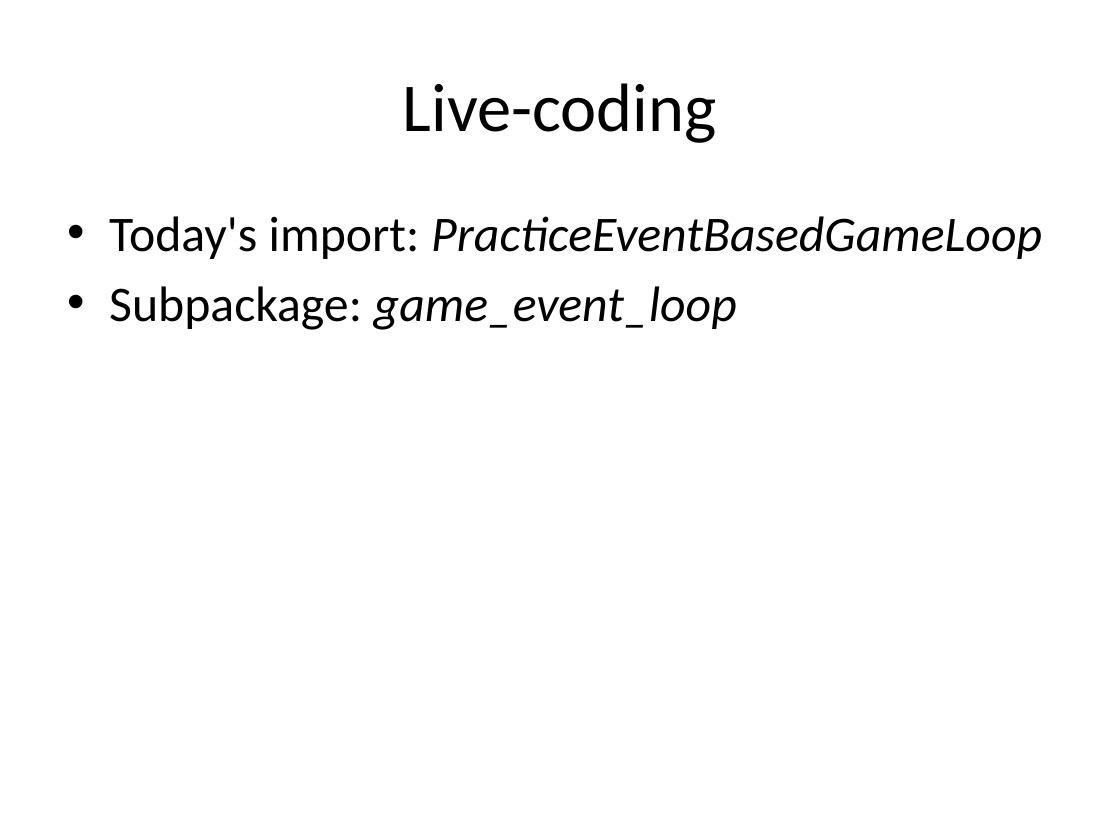
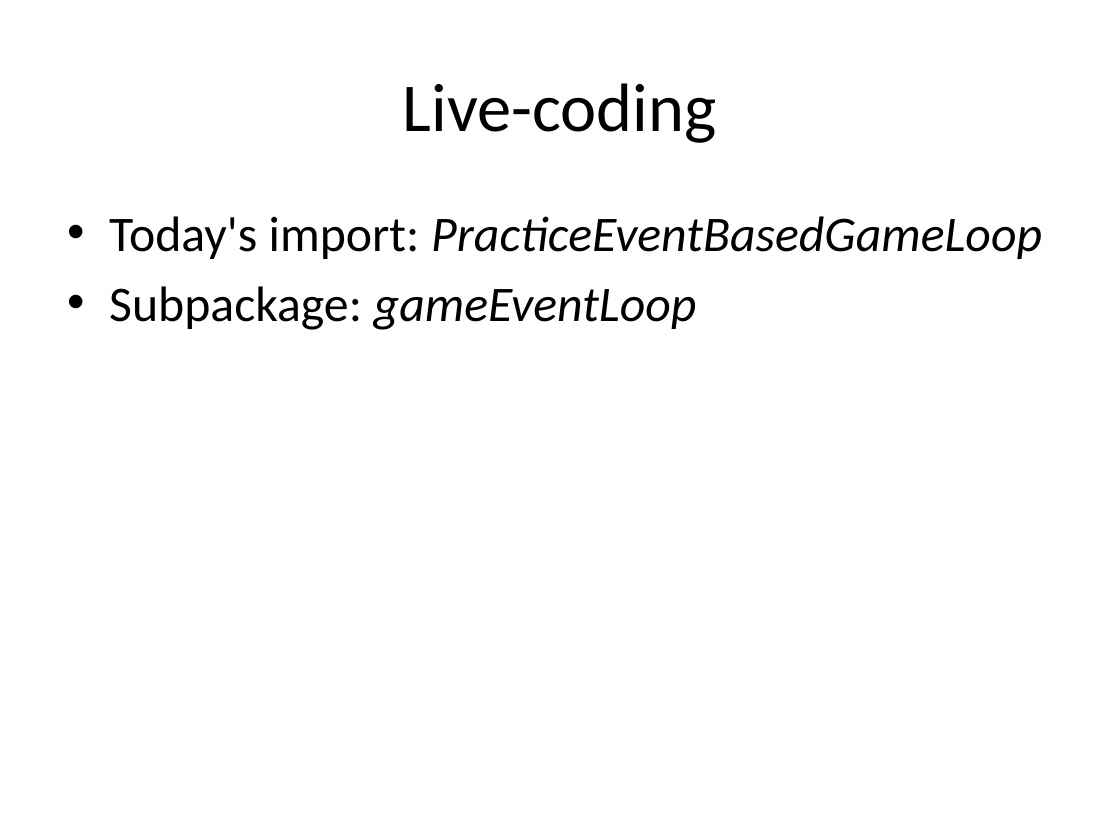
Before and after one commit to RHIT-CSSE/csse220, a slide deck: slide 12 of ClassMaterialsChunked/EventBasedGameLoop/Slides/EventBasedGameLoop.pptx (slide 11 before the commit). Drawn at 1120x840 pixels with LibreOffice and Linux fonts; fonts in the diff are those of the drawing. Boxes give left, top, right and bottom in pixels: in the first picture for what was removed or moved away, otherwise in the second. Text is boxed around its words. In the diff, an @@ line names an element or a change of style, - is before the commit and + after.

```diff
--- a/ClassMaterialsChunked/EventBasedGameLoop/Slides/EventBasedGameLoop.pptx
+++ b/ClassMaterialsChunked/EventBasedGameLoop/Slides/EventBasedGameLoop.pptx
@@ text at [109, 286, 697, 330]: text changed @@
-• Subpackage: game_event_loop
+• Subpackage: gameEventLoop
```
Also in this commit, not shown: 8 other slides changed, 4 slides added, 7 other files.
